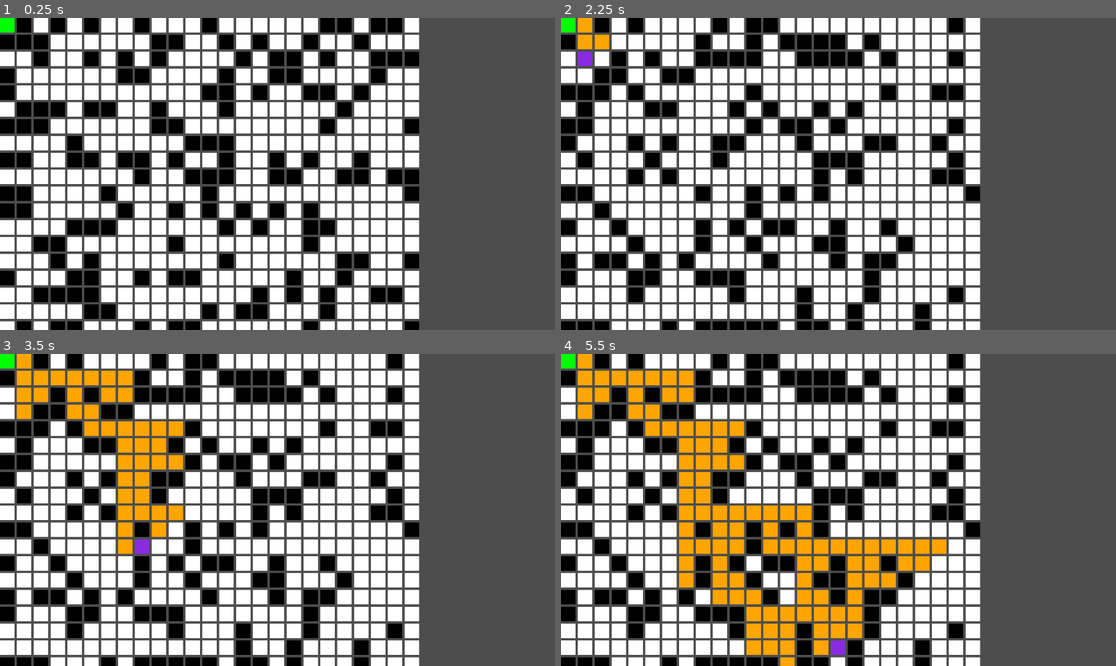
Above: before the commit, frames 1-4 (two rows, left to right).
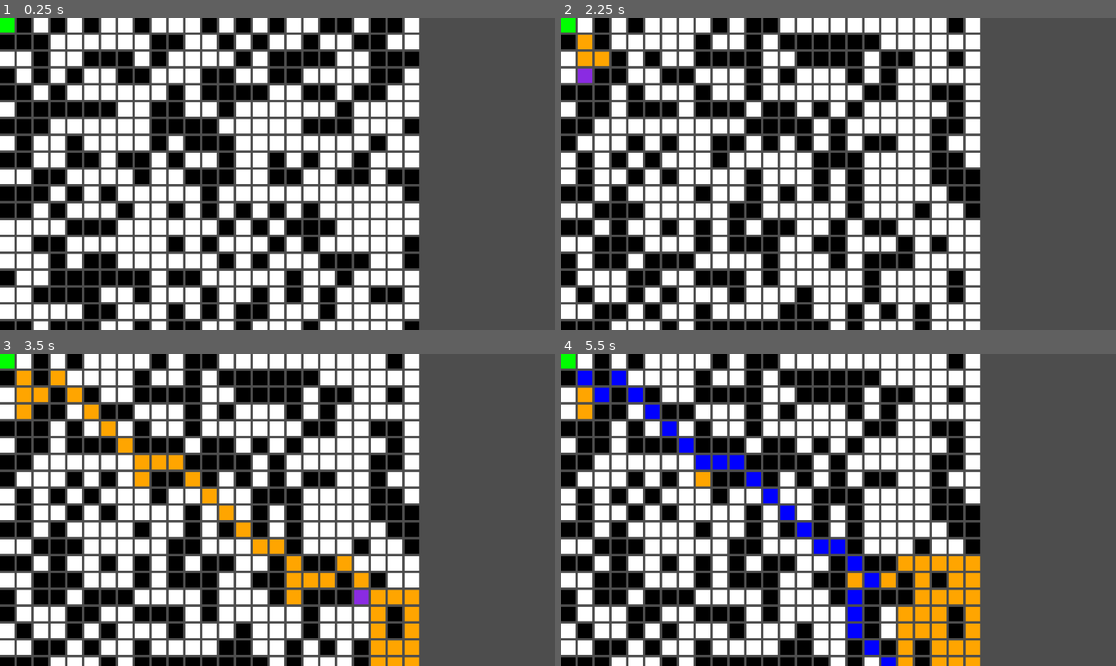
Above: after the commit, the same moments.

Repository: h3nse/SOP-path-finding
Game: Godot game, scene res://main.tscn
Two runs of this game, one before a commit and one after it. Both use one fixed random seed, a clock stepped at 60 frames per second and the inputs below.
Inputs:
- Up to frame 1 (0.25 s): no input
- Up to frame 2 (2.25 s): tap Enter at 0.5, 2 s; tap Space at 1.25 s
- Up to frame 3 (3.5 s): no input
- Up to frame 4 (5.5 s): no input

The runs differ from the first frame. In frame 1, 5.5% of the frame differs, in the area x 0-76%, y 0-100%; in frame 2, 7.4%; in frame 3, 13%; in frame 4, 21%, in the area x 3-76%, y 0-100%.

Commit message:
Add option for diagonal movement

Diff:
--- a/main.gd
+++ b/main.gd
@@ -3,8 +3,8 @@
 enum Algorithm {Astar, Placeholder}
 @export var algorithm: Algorithm
 @export var tickSpeed = 0.02
-
 @export var rerunDelay = 2
+@export var allowDiagonals = false
 
 @export_group("Grid")
 @export var grid_dimensions = Vector2(25,25)
@@ -117,7 +117,9 @@
 func get_neighbours():
 	var neighbours = []
 	var localOffsets = [[1,0], [-1,0], [0,1], [0,-1]]
-	for i in range(4):
+	if allowDiagonals:
+		localOffsets = [[1,0], [-1,0], [0,1], [0,-1], [1,1], [-1,1], [-1,-1], [1,-1]]
+	for i in range(localOffsets.size()):
 		var coords = [currentNode.x + localOffsets[i][0],currentNode.y + localOffsets[i][1]]
 		if  0 <= coords[0] and coords[0] <= grid_dimensions.x - 1 and 0 <= coords[1] and coords[1] <= grid_dimensions.y - 1:
 			neighbours.append(grid[coords[0]][coords[1]])
--- a/main.tscn
+++ b/main.tscn
@@ -4,6 +4,8 @@
 
 [node name="Main" type="Node2D"]
 script = ExtResource("1_r5v3v")
+allowDiagonals = true
+obstacle_ratio = 40
 
 [node name="Astar_Tick" type="Timer" parent="."]
 one_shot = true
